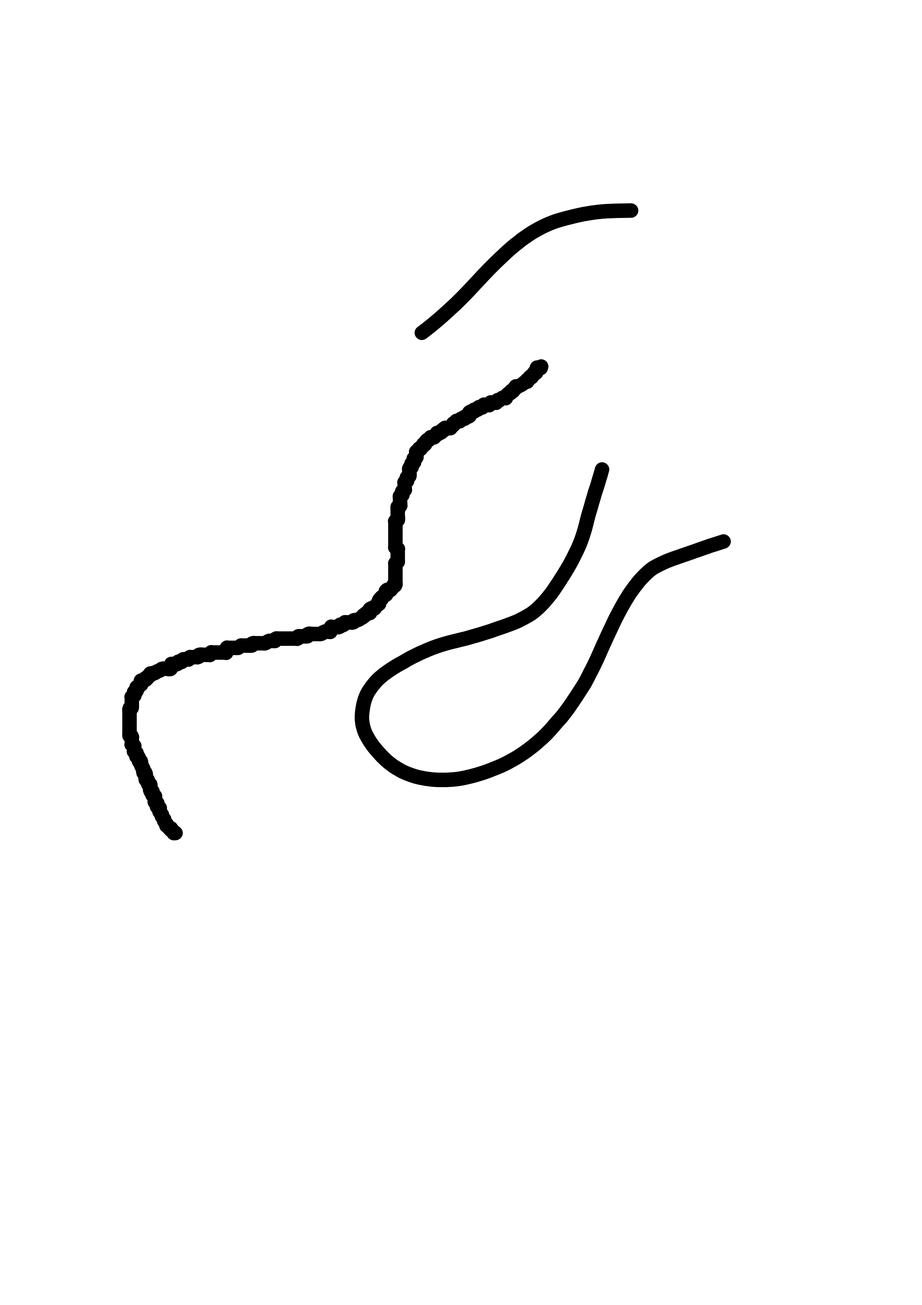
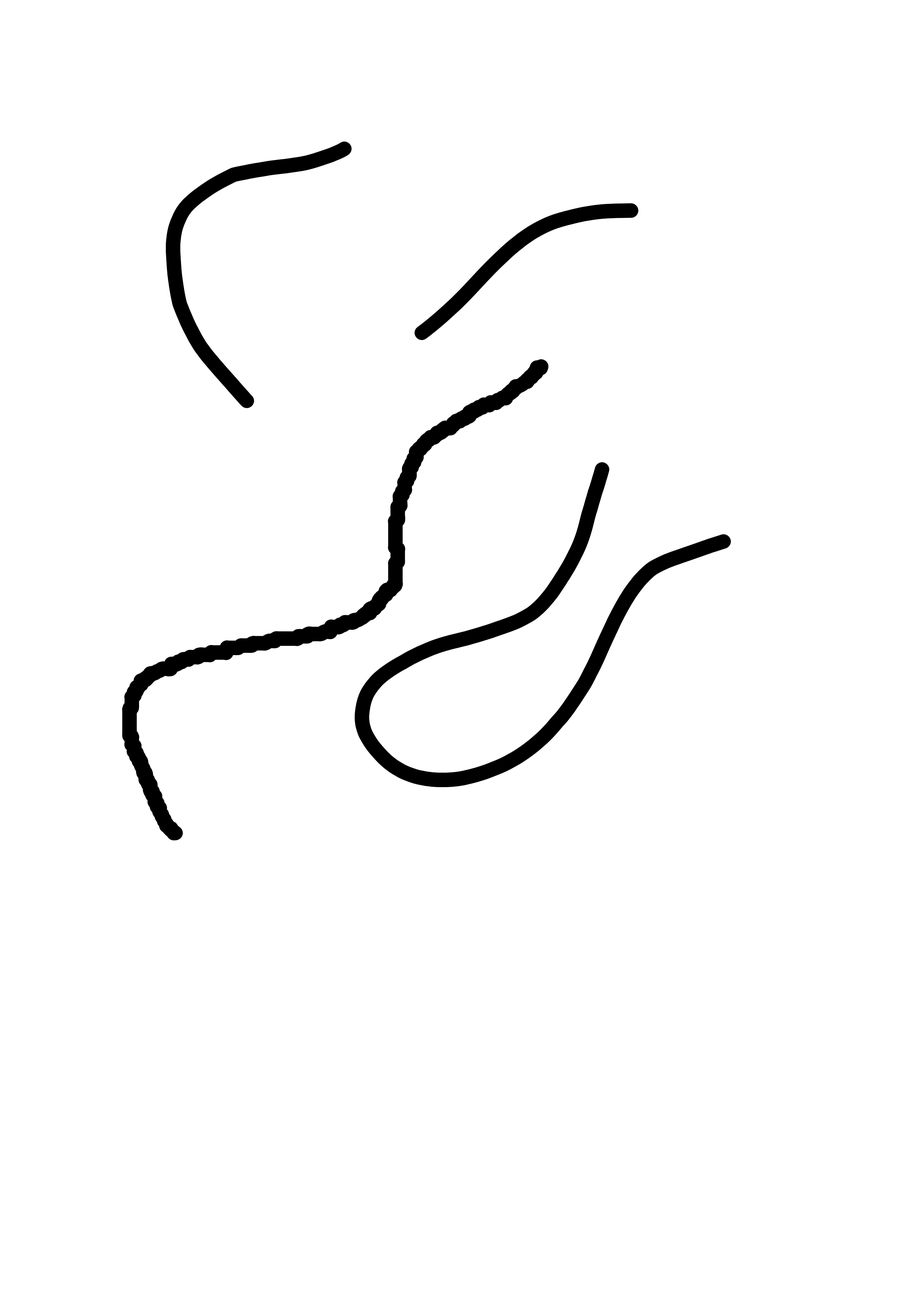
The second 922x1305 image is a revision of the first. Changes to its layers:
painted on "Paint Layer 1" over 165, 141, 352, 408
